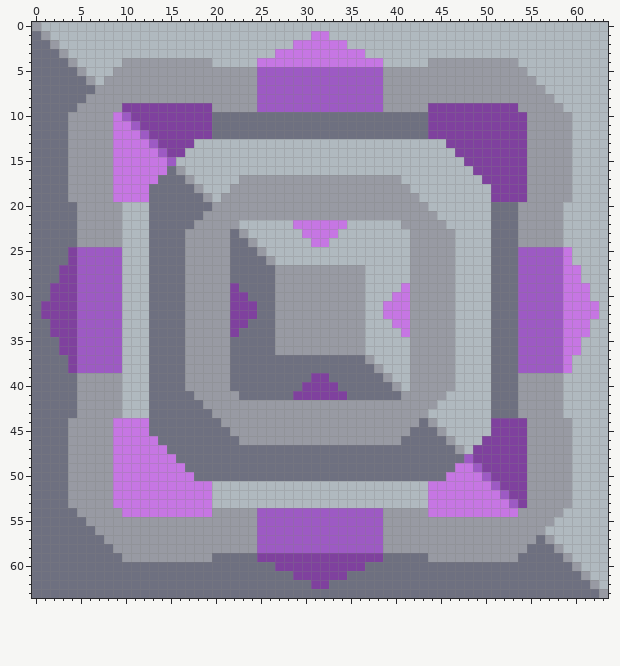
Two versions of one pixel-art sprite, sprites/blocks/production/Mindustry up/lead-factory.png. Above: the version before the commit.
The file is 64x64 pixels. Colours within 5 levels of each other are drawn and written as one.
New version:
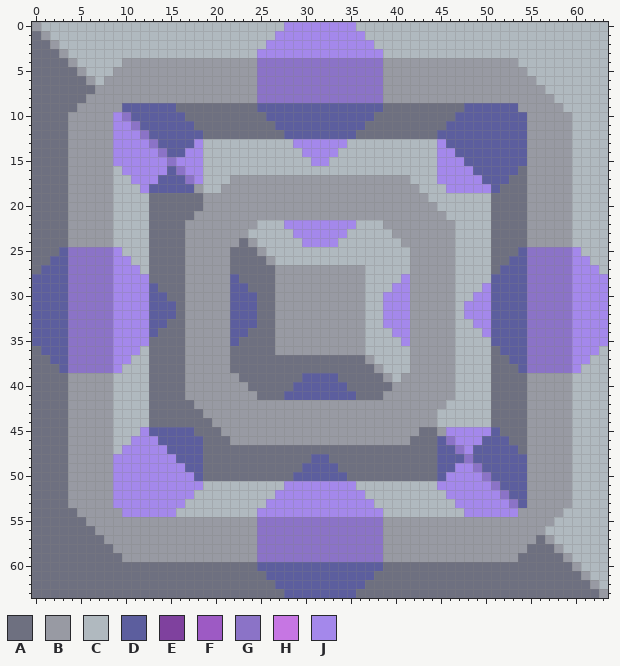
Palette (. is transparent): A #6e7080  B #989aa3  C #b0b9bf  D #5c5e9e  E #7f419e  F #9d5ac4  G #8b73c7  H #c676e3  J #a488eb
Difference:
Changed rows in their new state; - is an unchanged pixel.
first column x 0:
 0 ----------------------------JJJJJJJJ----------------------------
 1 ---------------------------JJJJJJJJJJ---------------------------
 2 --------------------------JJJJJJJJJJJJ--------------------------
 3 -------------------------JJJJJJJJJJJJJJ-------------------------
 4 --------------------BBBBBGGGGGGGGGGGGGGBBBBB--------------------
 5 -------------------------GGGGGGGGGGGGGG-------------------------
 6 -------------------------GGGGGGGGGGGGGG-------------------------
 7 -------------------------GGGGGGGGGGGGGG-------------------------
 8 -------------------------GGGGGGGGGGGGGG-------------------------
 9 ----------DDDDDDAAAAAAAAADDDDDDDDDDDDDDAAAAAAAAADDDDDD----------
10 ---------JGDDDDDDAAA------DDDDDDDDDDDD------AAADDDDDDDD---------
11 ---------JJGDDDDDDAA-------DDDDDDDDDD-------AADDDDDDDDD---------
12 ---------JJJGDDDDDDA--------DDDDDDDD--------ADDDDDDDDDD---------
13 ---------JJJJGDDDDJ----------JJJJJJ----------JDDDDDDDDD---------
14 ---------JJJJJGDDJJ-----------JJJJ-----------JJDDDDDDDD---------
15 ---------JJJJJJGJJJ------------JJ------------JJJDDDDDDD---------
16 ---------CJJJJJDGJJ--------------------------JJJJDDDDDA---------
17 ---------CCJJJDDDGJ---B------------------B---JJJJJDDDAA---------
18 ---------CCCJDDDDD---B--------------------B---JJJJJDAAA---------
19 ---------CCCC-------B----------------------B-------AAAA---------
20 ----B----C---------B------------------------B---------A----B----
21 ----B----C--------B--------------------------B--------A----B----
22 ----B----C-------B-----BB---JJJJJJJJ---BB-----B-------A----B----
23 ----B----C------------B------JJJJJJ-----BB------------A----B----
24 ----B----C------------B-------JJJJ-------B------------A----B----
25 ---DGGGGGJ--------------------------------------------DGGGGGJ---
26 --DDGGGGGJJ------------------------------------------DDGGGGGJJ--
27 -DDDGGGGGJJJ----------------------------------------DDDGGGGGJJJ-
28 DDDDGGGGGJJJJ---------D------------------J---------DDDDGGGGGJJJJ
29 DDDDGGGGGJJJJD--------DD----------------JJ--------JDDDDGGGGGJJJJ
30 DDDDGGGGGJJJJDD-------DDD--------------JJJ-------JJDDDDGGGGGJJJJ
31 DDDDGGGGGJJJJDDD------DDD--------------JJJ------JJJDDDDGGGGGJJJJ
32 DDDDGGGGGJJJJDDD------DDD--------------JJJ------JJJDDDDGGGGGJJJJ
33 DDDDGGGGGJJJJDD-------DDD--------------JJJ-------JJDDDDGGGGGJJJJ
34 DDDDGGGGGJJJJD--------DD----------------JJ--------JDDDDGGGGGJJJJ
35 DDDDGGGGGJJJJ---------D------------------J---------DDDDGGGGGJJJJ
36 -DDDGGGGGJJJ----------------------------------------DDDGGGGGJJJ-
37 --DDGGGGGJJ------------------------------------------DDGGGGGJJ--
38 ---DGGGGGJ--------------------------------------------DGGGGGJ---
39 ----B----C------------B-------DDDD-------B------------A----B----
40 ----B----C------------BB-----DDDDDD------B------------A----B----
41 ----B----C-------B-----BB---DDDDDDDD---BB-----B-------A----B----
42 ----B----C--------B--------------------------B--------A----B----
43 ----B----C---------B------------------------B---------A----B----
44 ---------CCCC-------B----------------------B-------AAAA---------
45 ---------CCCJDDDDD---B--------------------B---JJJJJDAAA---------
46 ---------CCJJJDDDDD---B------------------B---DGJJJDDDAA---------
47 ---------CJJJJJDDDD--------------------------DDGJDDDDDA---------
48 ---------JJJJJJJDDD------------DD------------DDDGDDDDDD---------
49 ---------JJJJJJJJDD-----------DDDD-----------DDJJGDDDDD---------
50 ---------JJJJJJJJJD----------DDDDDD----------DJJJJGDDDD---------
51 ---------JJJJJJJJJJC--------JJJJJJJJ--------CJJJJJJGDDD---------
52 ---------JJJJJJJJJCC-------JJJJJJJJJJ-------CCJJJJJJGDD---------
53 ---------JJJJJJJJCCC------JJJJJJJJJJJJ------CCCJJJJJJGD---------
54 ----------JJJJJJCCCCCCCCCJJJJJJJJJJJJJJCCCCCCCCCJJJJJJ----------
55 -------------------------GGGGGGGGGGGGGG-------------------------
56 -------------------------GGGGGGGGGGGGGG-------------------------
57 -------------------------GGGGGGGGGGGGGG-------------------------
58 -------------------------GGGGGGGGGGGGGG-------------------------
59 --------------------BBBBBGGGGGGGGGGGGGGBBBBB--------------------
60 -------------------------DDDDDDDDDDDDDD-------------------------
61 --------------------------DDDDDDDDDDDD--------------------------
62 ---------------------------DDDDDDDDDD---------------------------
63 ----------------------------DDDDDDDD----------------------------
Pixel boxes of the changes (left, top, right, bottom) in both pictures:
changed: (32, 22, 608, 598)
